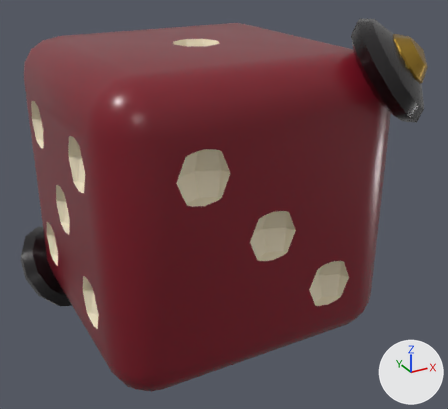
What one commit did to the glTF model art/models/dice/blood_pact_d6.glb.
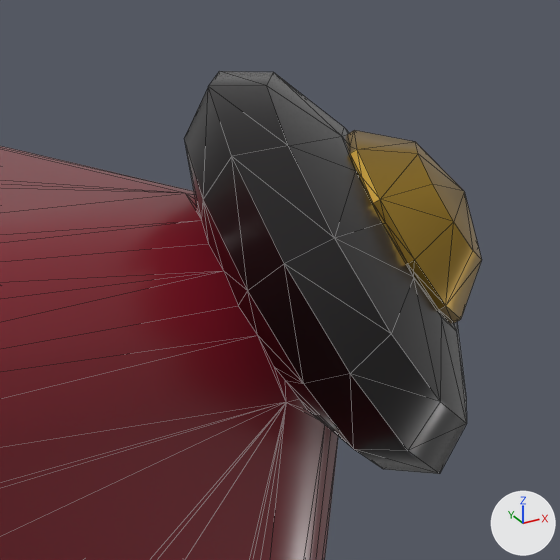
There are two pictures of each version: one whole from a 50 mm camera at (-0.0748, -0.1515, 0.067) aimed at (0.0053, -0.0058, -0.0059), one close up on the part from 68% to 100% of the width and 0% to 35% of the height. Lighting does not change. The marker at lower right points along +X, +Y and +Z. The last two pictures show the newer version. The close-ups show mesh edges as thin lines.

The older version as bpy lines, for what is in view:
```python
mat_blood_pact_stamp = principled_material('blood_pact_stamp')
mat_blood_pact_stamp.base_color = (0.434, 0.266, 0.0452)  # brown #b08d3c
mat_blood_pact_stamp.metallic = 1.0
mat_blood_pact_stamp.roughness = 0.3
me_bloodpactd6 = bpy.data.meshes.new('BloodPactD6')
me_bloodpactd6.from_pydata(...)  # 773 vertices, 1542 faces; spans x -0.0473..0.0473, y -0.0473..0.0473, z -0.0473..0.0473
# faces by material slot: [568, 565, 289, 120]
me_bloodpactd6.materials.append(mat_blood_pact_body)  # red #7e1626
me_bloodpactd6.materials.append(mat_blood_pact_pip)  # beige #e8dcc0
me_bloodpactd6.materials.append(mat_blood_pact_seal)  # black #141012
me_bloodpactd6.materials.append(mat_blood_pact_stamp)  # brown #b08d3c
ob_bloodpactd6 = bpy.data.objects.new('BloodPactD6', me_bloodpactd6)
ob_bloodpactd6.location = (0.0, 0.0, 0.0)
```
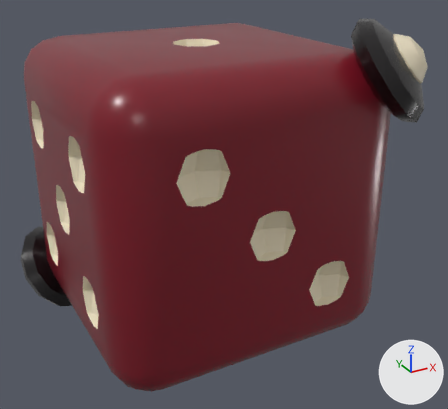
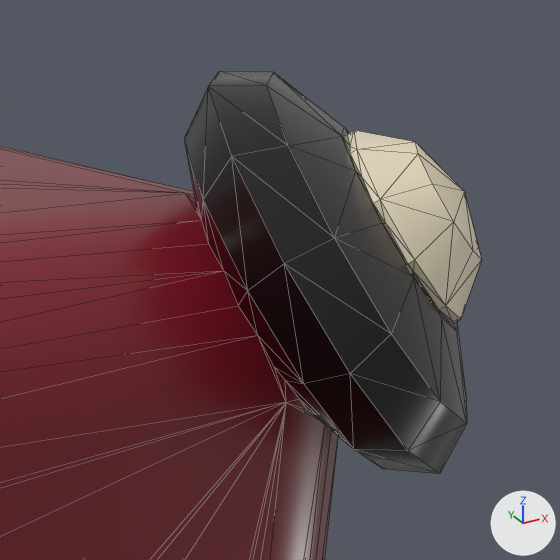
What differs and where, as boxes (x1, y1, x2, y2) in the close-ups (560 x 560 px):
'BloodPactD6', recoloured, surface changed (lighter)
    both: (335, 130, 482, 325)

The change, as a diff of the scene's bpy script:
```diff
--- a/art/models/dice/blood_pact_d6.glb.py
+++ b/art/models/dice/blood_pact_d6.glb.py
@@ mat_blood_pact_stamp @@
 mat_blood_pact_stamp = principled_material('blood_pact_stamp')
-mat_blood_pact_stamp.base_color = (0.434, 0.266, 0.0452)  # brown #b08d3c
-mat_blood_pact_stamp.metallic = 1.0
+mat_blood_pact_stamp.base_color = (0.807, 0.716, 0.527)  # beige #e8dcc0
 mat_blood_pact_stamp.roughness = 0.3
```
